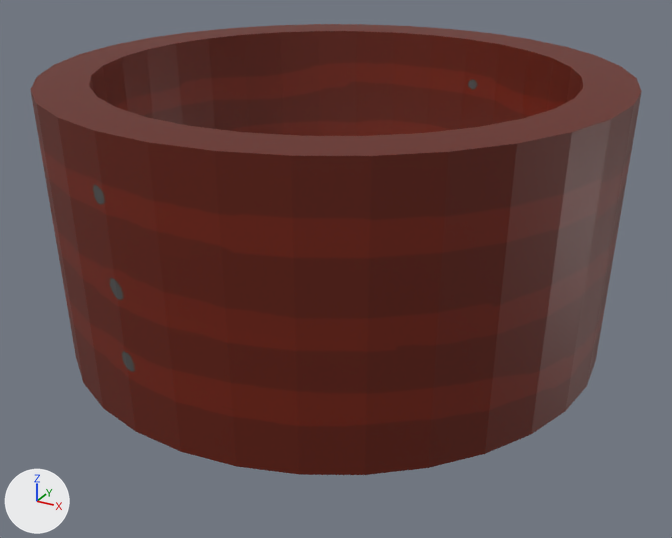
One commit to the FBX model Assets/3D Objects/foodStorage.fbx: the scene before it, then after it.
The view is the same before and after, from a 50 mm lens placed at (2.08, -3.77, 2.25), pointed at (0.04, -0.07, 0.4). The axes (+X, +Y, +Z) are drawn at lower left. The lights are the same throughout. Where no turn or scale is listed for an object, it has been applied to the vertices.

The first picture shows 'Container'.
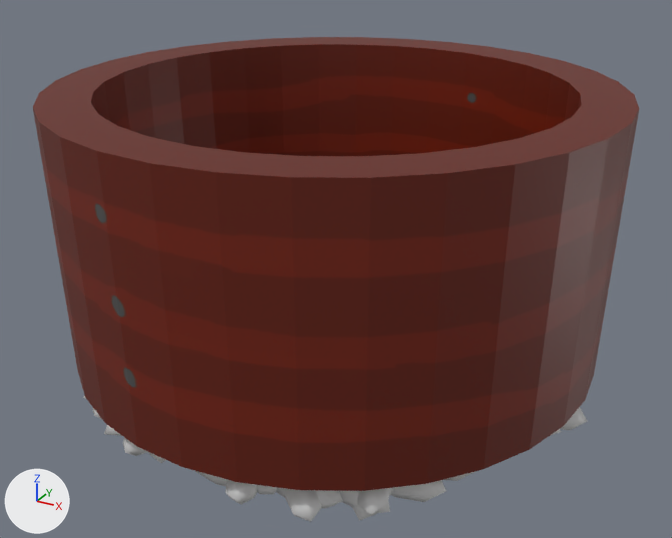
Where the newer file only moved an object's origin or applied its transform, the numbers keep the older frame.

The change in detail:
me_cylinder_001 has 128 vertices, 68 faces and spans x -104.0..104.0, y -100.0..100.0, z -104.0..104.0.
me_cylinder_001 is used by ob_container; location (0.007, -0.002, 0.714); rotation (1.571, 0.0, 0.0), in degrees (90, 0, 0); scale (0.013, 0.00651, 0.013).
me_cylinder_001 part 2: the whole mesh is scaled about its middle by (1.3, 0.651, 1.3), then moved by (1.0, 64.0, 0.0).
me_mesh has 13000 vertices, 12000 faces and spans x -0.51..2.07, y -0.93..1.55, z -0.17..0.16.
me_mesh is used by ob_rice; location (-0.751, -0.35, 0.682).
me_mesh part 1: the whole mesh is moved by (0.0, 0.0, -0.74).
Object 'Container' (ob_container) moves from (0.007, -0.002, 0.714) to (0.0, 0.0, 0.0).
Object 'Container' (ob_container) is rescaled from (0.013, 0.00651, 0.013) to (0.01, 0.01, 0.01).

Location of each change, [x1, y1, x2, y2] in pixels of the pictures (672 x 538 px):
'Container', moved, rescaled
    before: [30, 24, 642, 475]
    after: [33, 37, 639, 491]
'Rice', mesh moved (not visible before)
    after: [83, 395, 587, 522]
